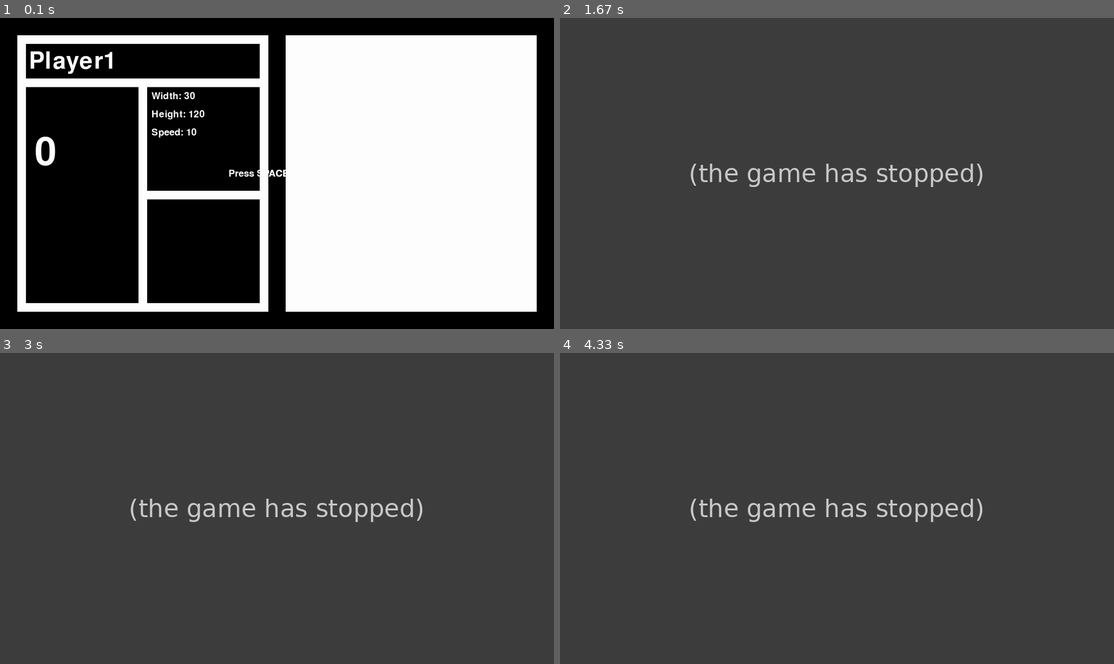
Above: before the commit, frames 1-4 (two rows, left to right).
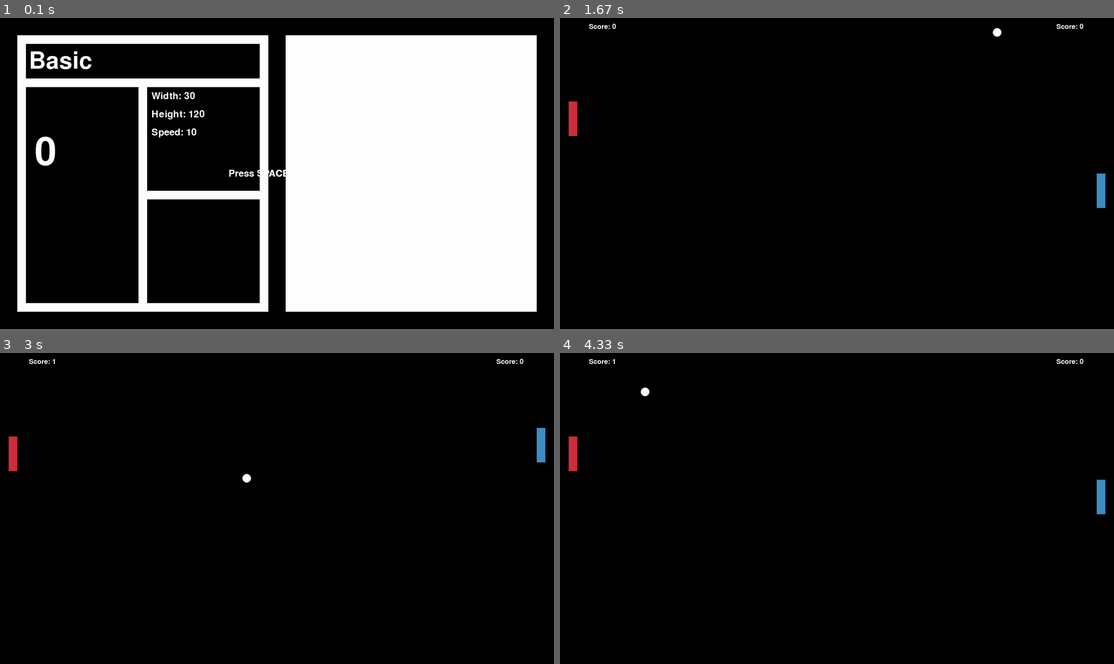
Above: after the commit, the same moments.

Repository: Klihe/PingPong-PyGame
Game: pygame game, started from main.py
Two runs of this game, one before a commit and one after it. Both use one fixed random seed, a clock stepped at 60 frames per second and the inputs below.
Inputs:
- Up to frame 1 (0.1 s): no input
- Up to frame 2 (1.67 s): tap Space at 0.33 s; hold W 0.67-1.13 s; hold Right 0.67-1.13 s; hold D 0.67-1.13 s; tap S at 1.17 s
- Up to frame 3 (3 s): hold Up 2-2.47 s; hold Right 2.5-2.97 s; hold D 2.5-2.97 s
- Up to frame 4 (4.33 s): hold Down 3.57-3.87 s

The runs differ from the first frame. In frame 1, 0.4% of the frame differs, in the area x 5-21%, y 10-18%; in frame 2, 100%, in the area x 0-100%, y 0-100%; in frame 3, 100%; in frame 4, 100%.
Error before the commit: AttributeError: 'Player' object has no attribute 'update' (game.py line 97); the game stopped at 0.33 s (later frames are placeholders)

Commit message:
Basic of character selection

Diff:
--- /dev/null
+++ b/modules/character.py
@@ -0,0 +1,12 @@
+# character.py
+class Character:
+    def __init__(self, name, width, height, speed):
+        self.name = name
+        self.width = width
+        self.height = height
+        self.speed = speed
+
+characterValue = [
+    Character(name="Basic", width=30, height=120, speed=10),
+    Character(name="Boosted", width=25, height=100, speed=15)
+]
--- a/modules/game.py
+++ b/modules/game.py
@@ -10,6 +10,7 @@
 from modules.gameState.menu import drawMenu
 from modules.gameState.gameOver import drawGameOver
 from modules.gameState.state import GameState
+from modules.character import characterValue
 
 class Game:
     def __init__(self):
@@ -18,8 +19,8 @@
 
         # create players
         self.players = [
-            Player(name="Player1", value=0, x=30, y=Config.WINDOW_HEIGHT / 2, width=30, height=120, keyUp=pygame.K_w, keyDown=pygame.K_s, speed=10, color=Color.RED),
-            Player(name="Player2", value=0, x=Config.WINDOW_WIDTH - 60, y=Config.WINDOW_HEIGHT / 2, width=30, height=120, keyUp=pygame.K_UP, keyDown=pygame.K_DOWN, speed=10, color=Color.BLUE)
+            Player(value=0, x=30, y=Config.WINDOW_HEIGHT / 2, keyUp=pygame.K_w, keyDown=pygame.K_s, color=Color.RED),
+            Player(value=0, x=Config.WINDOW_WIDTH - 60, y=Config.WINDOW_HEIGHT / 2, keyUp=pygame.K_UP, keyDown=pygame.K_DOWN, color=Color.BLUE)
         ]
 
         # give them abilities
@@ -89,12 +90,19 @@
                 self.state = GameState.MENU
 
     def update(self) -> None:
+        # MENU - state
+        if self.state == GameState.MENU:
+            for player in self.players:
+                if player.value == 0:
+                    player.selectCharacter(characterValue[0])
+                elif player.value == 1:
+                    player.selectCharacter(characterValue[1])
+
         # PLAYING - state
-        if self.state == GameState.PLAYING:
+        elif self.state == GameState.PLAYING:
             # update position of all players
             for player in self.players:
                     player.movement(pygame.key.get_pressed())
-                    player.update()
 
             # update state of abilities - player1
             for ability in self.abilitiesPlayer1:
--- a/modules/objects/player.py
+++ b/modules/objects/player.py
@@ -3,23 +3,24 @@
 from modules.config import Config
 
 class Player:
-    def __init__(self, name, value, x, y, width, height, keyUp, keyDown, speed, color):
-        self.name = name
+    def __init__(self, value, x, y, keyUp, keyDown, color):
         self.value = value
-
         self.x = x
         self.y = y
-        self.width = width
-        self.height = height
-        self.speed = speed
 
         self.keyUp = keyUp
         self.keyDown = keyDown
         self.color = color
         self.score = 0
 
-        self.originalHeight = height
-        self.adjustedY = False
+        # self.originalHeight = height
+        # self.adjustedY = False
+
+    def selectCharacter(self, character):
+        self.name = character.name
+        self.width = character.width
+        self.height = character.height
+        self.speed = character.speed
 
     # Movement of player
     def movement(self, keys) -> None:
